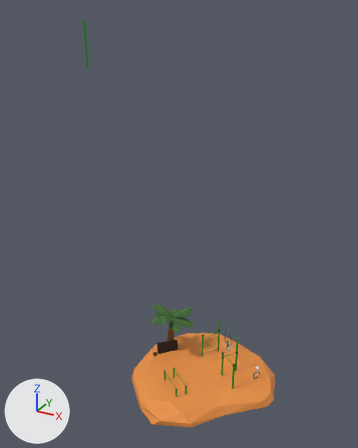
A saved change to the glTF model public/models/myWorkoutRoom.glb.
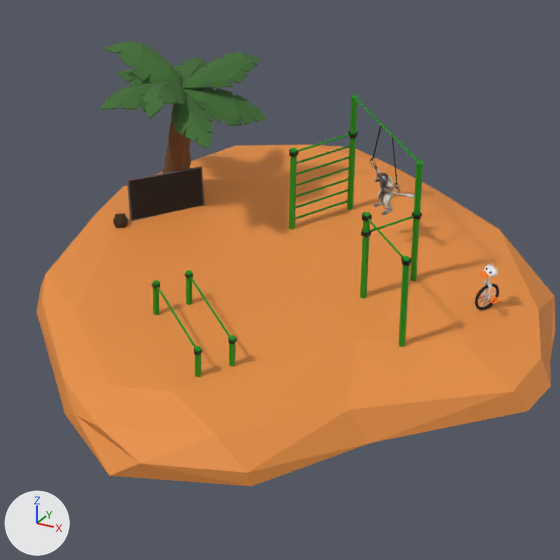
There are two pictures of each version: one whole from a 50 mm camera at (13.64, -27.98, 26.04) aimed at (-1.68, -0.13, 12.11), one close up on the part from 34% to 77% of the width and 65% to 100% of the height. Lighting does not change. The marker at lower left points along +X, +Y and +Z. Where no turn or scale is listed for an object, it has been applied to the vertices.
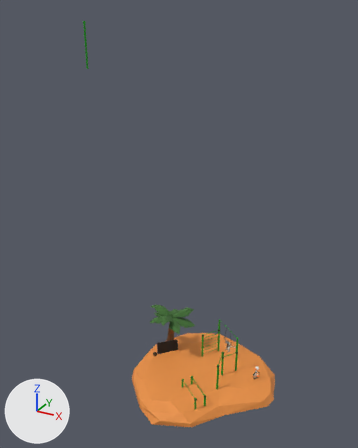
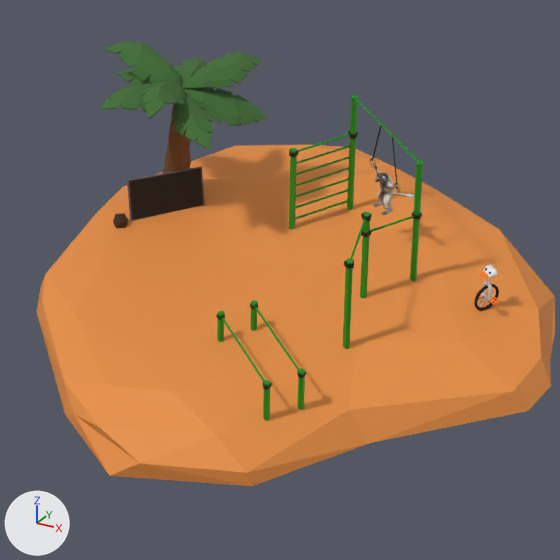
Boxes (x1, y1, x2, y2) around the edits, measured in the close-ups (560 x 560 px):
```json
{"object": "Cylinder.032", "change": "moved, turned", "before": [398, 256, 410, 347], "after": [343, 259, 353, 349]}
{"object": "wheel", "change": "moved", "before": [475, 263, 500, 310], "after": [474, 263, 499, 311]}
{"object": "MainPole2", "change": "moved", "before": [229, 335, 236, 367], "after": [297, 368, 305, 410]}
{"object": "MainPole2.002", "change": "moved", "before": [195, 346, 201, 377], "after": [263, 380, 270, 421]}
{"object": "MainPole.002", "change": "moved", "before": [153, 280, 159, 315], "after": [217, 311, 224, 342]}
{"object": "MainPole", "change": "moved", "before": [186, 270, 192, 305], "after": [251, 300, 257, 331]}
{"object": "Cylinder.014", "change": "moved", "before": [157, 286, 196, 348], "after": [222, 317, 265, 382]}
{"object": "Cylinder.013", "change": "moved", "before": [190, 277, 230, 337], "after": [255, 307, 299, 370]}
{"object": "Cylinder.033", "change": "moved, turned", "before": [368, 219, 404, 257], "after": [350, 219, 366, 259]}
{"object": "Cylinder.034", "change": "moved", "before": [401, 257, 412, 266], "after": [344, 259, 354, 269]}
{"object": "Support2", "change": "moved", "before": [228, 337, 237, 344], "after": [297, 371, 306, 378]}
{"object": "Support2.002", "change": "moved", "before": [194, 348, 203, 355], "after": [263, 382, 272, 389]}
{"object": "Support", "change": "moved", "before": [185, 272, 193, 279], "after": [250, 302, 258, 309]}
{"object": "Support.002", "change": "moved", "before": [152, 282, 160, 289], "after": [216, 314, 225, 320]}
```

Edits to the scene script, one JSON object a line:
```json
{"op": "set", "path": "ob_cylinder_034.location", "old": "(3.2, -0.76, 2.22)", "new": "(2.24, -1.39, 2.22)"}
{"op": "set", "path": "ob_cylinder_033.location", "old": "(2.76, -0.45, 2.22)", "new": "(2.13, -0.86, 2.22)"}
{"op": "set", "path": "ob_cylinder_033.rotation_euler", "old": "(0.601, 1.571, 0.0)", "new": "(1.364, 1.571, 0.0)", "note": "degrees (34, 90, 0) -> degrees (78, 90, 0)"}
{"op": "set", "path": "ob_cylinder_032.location", "old": "(3.21, -0.76, 1.13)", "new": "(2.25, -1.39, 1.13)"}
{"op": "set", "path": "ob_cylinder_032.rotation_euler", "old": "(0.0, 0.0, 1.559)", "new": "(0.0, 0.0, 0.796)", "note": "degrees (0, 0, 89) -> degrees (0, 0, 46)"}
{"op": "set", "path": "ob_wheel.location", "old": "(4.3, 1.18, 0.03)", "new": "(4.3, 1.17, 0.03)"}
{"op": "set", "path": "ob_cylinder_014.location", "old": "(-0.82, -3.0, 0.82)", "new": "(0.8, -3.17, 0.82)"}
{"op": "set", "path": "ob_mainpole_002.location", "old": "(-1.67, -2.36, 0.5)", "new": "(-0.05, -2.53, 0.5)"}
{"op": "set", "path": "ob_mainpole2_002.location", "old": "(0.04, -3.64, 0.5)", "new": "(1.66, -3.81, 0.5)"}
{"op": "set", "path": "ob_support_002.location", "old": "(-1.67, -2.36, 0.82)", "new": "(-0.05, -2.53, 0.82)"}
{"op": "set", "path": "ob_support2_002.location", "old": "(0.04, -3.64, 0.82)", "new": "(1.66, -3.81, 0.82)"}
{"op": "set", "path": "ob_cylinder_013.location", "old": "(-0.37, -2.4, 0.81)", "new": "(1.25, -2.57, 0.81)"}
{"op": "set", "path": "ob_mainpole.location", "old": "(-1.22, -1.76, 0.5)", "new": "(0.4, -1.93, 0.5)"}
{"op": "set", "path": "ob_mainpole2.location", "old": "(0.49, -3.05, 0.5)", "new": "(2.11, -3.21, 0.5)"}
{"op": "set", "path": "ob_support.location", "old": "(-1.22, -1.76, 0.82)", "new": "(0.4, -1.93, 0.82)"}
{"op": "set", "path": "ob_support2.location", "old": "(0.49, -3.05, 0.82)", "new": "(2.11, -3.21, 0.82)"}
```
